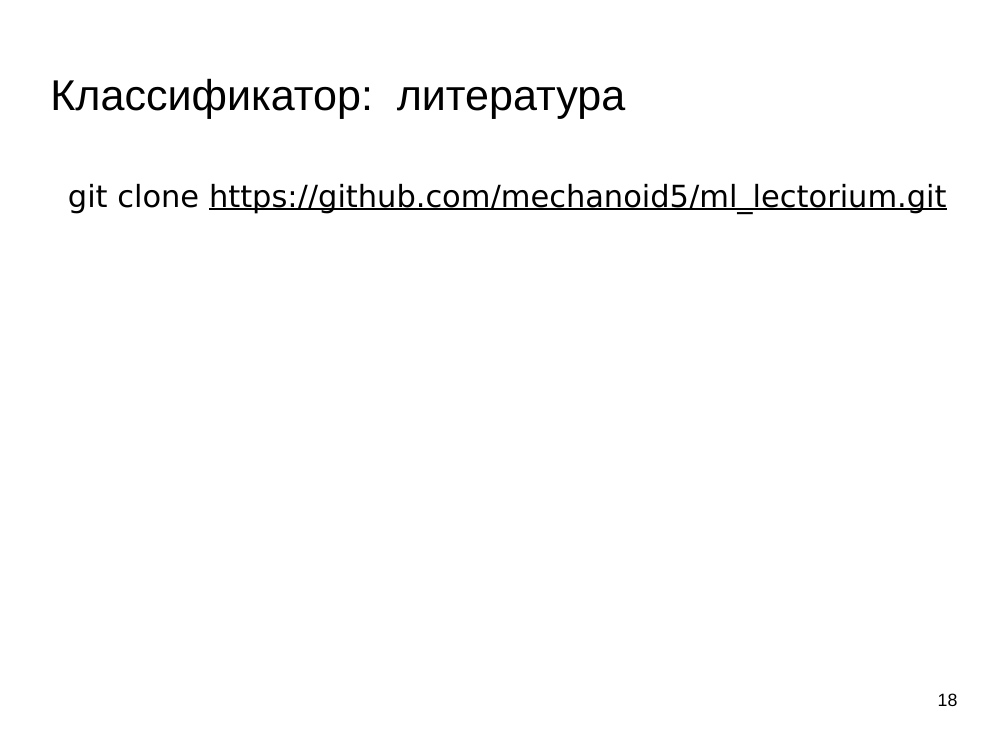
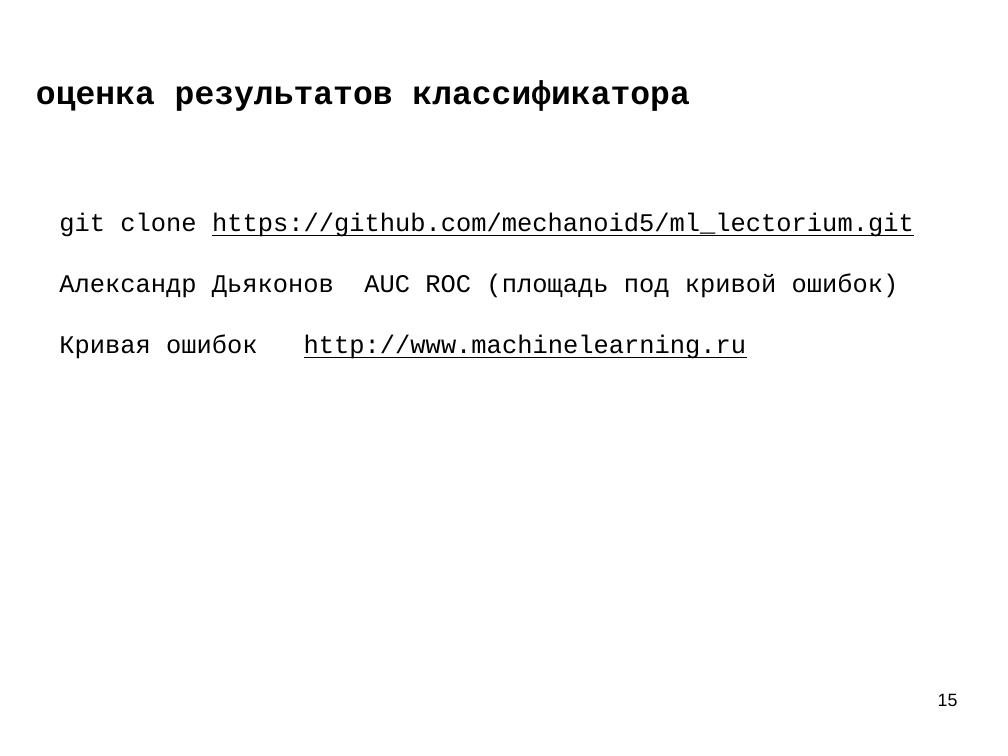
Before and after one commit to mechanoid5/ml_lectorium_legacy, a slide deck: slide 15 of 07-roc-auc.odp (slide 18 before the commit). Drawn at 1008x756 pixels with LibreOffice and Linux fonts; fonts in the diff are those of the drawing; background and template pictures are left out. Boxes give left, top, right and bottom in pixels: in the first picture for what was removed or moved away, otherwise in the second. Text is boxed around its words. In the diff, an @@ line names an element or a change of style, - is before the commit and + after.

```diff
--- a/07-roc-auc.odp
+++ b/07-roc-auc.odp
@@ title added at (36, 80, 689, 111), 26 pt, text #000000, bold @@
+оценка результатов классификатора
@@ title removed at (50, 78, 625, 118) @@
-Классификатор: литература
@@ text "git clone https://github.com/mechanoid5/ml_lectorium.git": place and size @@
-text "git clone https://github.com/mechanoid5/ml_lectorium.git" at (68, 183, 947, 213)
+text "git clone https://github.com/mechanoid5/ml_lectorium.git" at (59, 212, 914, 359)
@@ text at (59, 212, 914, 237): size 24 to 20 pt, font DejaVu Sans to Courier New in "git clone https://github.com/mechanoid5/ml_lectorium.git"; alignment centre to left @@
@@ text at (59, 273, 899, 359): paragraphs added @@
+Александр Дьяконов AUC ROC (площадь под кривой ошибок)
+Кривая ошибок http://www.machinelearning.ru
@@ page number at (938, 693, 958, 706): text changed @@
-18
+15
```
Also in this commit, not shown: 14 other slides changed, 1 slide added, 4 slides removed, 1 other file.
